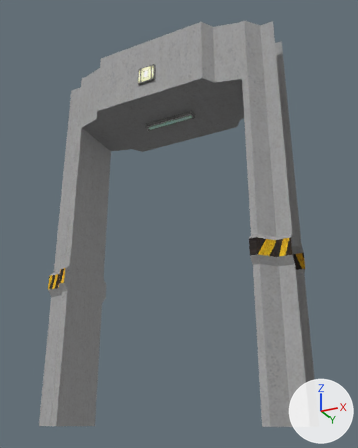
The FBX model LD46/Assets/Models/Modular_Building/Wall_Big_Frame_05m.FBX: old version first, new version second.
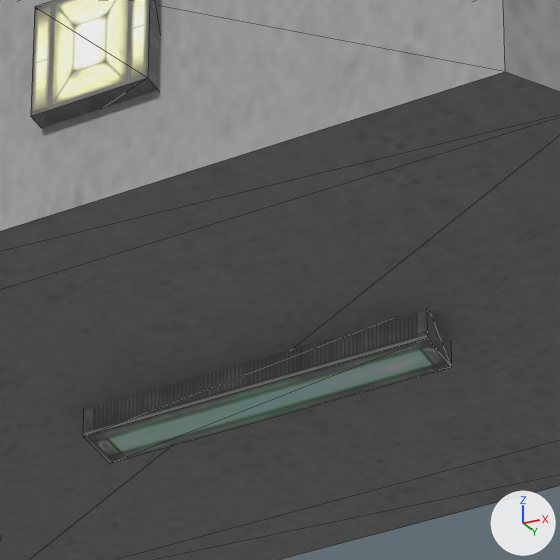
Each version appears first whole from a 50 mm lens placed at (1.41, -6.68, 0.03), pointed at (-1.85, -0.16, 2.96), and next in a close-up on the part from 37% to 59% of the width and 15% to 32% of the height. Every picture has the same lights, and +X, +Y and +Z are marked at lower right. The close-ups show mesh edges as thin lines. Where no turn or scale is listed for an object, it has been applied to the vertices.

The scene before the commit, as lines of its bpy script (objects in view):
```python
me_mesh = bpy.data.meshes.new('Mesh')
me_mesh.from_pydata(...)  # 152 vertices, 240 faces; spans x -4.0..0.0, y -1.05..0.55, z 0.0..6.0
# faces by material slot: [186, 24, 30]
me_mesh.materials.append(mat_concretet)  # picture img_walls_concrete2_jpg
me_mesh.materials.append(mat_material__73)  # picture img_yellow_stripe_jpg
me_mesh.materials.append(mat_material__75)  # picture img_lampsset_png
ob_wall_big_frame_05m_mesh = bpy.data.objects.new('Wall_Big_Frame_05m_mesh', me_mesh)
ob_wall_big_frame_05m_mesh.location = (0.0, 0.0, 0.0)
```
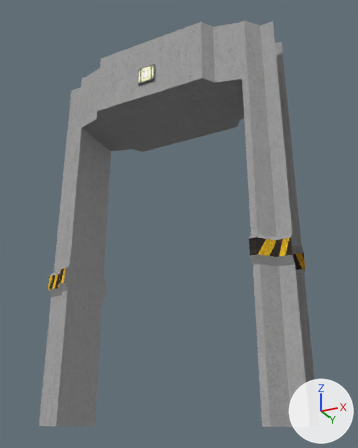
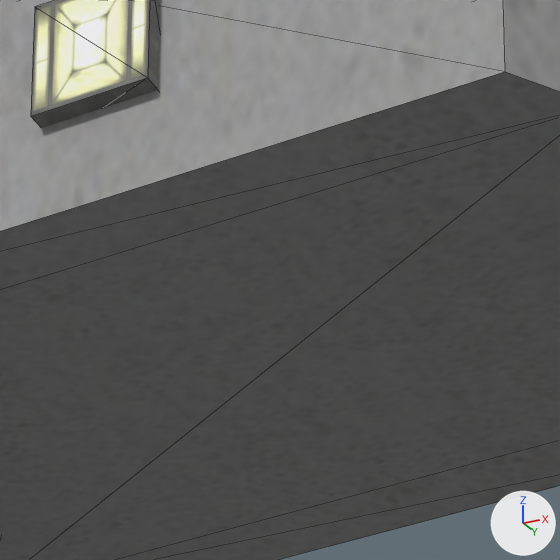
Pixel boxes [x1, y1, x2, y2] of what changed, in the close-ups (560 x 560 px):
part 1 of me_mesh, deleted: before [83, 310, 452, 463]

Patch to the scene script:
```diff
--- a/LD46/Assets/Models/Modular_Building/Wall_Big_Frame_05m.FBX.py
+++ b/LD46/Assets/Models/Modular_Building/Wall_Big_Frame_05m.FBX.py
@@ me_mesh @@
 me_mesh.from_pydata(...)  # 152 vertices, 240 faces; spans x -4.0..0.0, y -1.05..0.55, z 0.0..6.0
 # used by ob_wall_big_frame_05m_mesh; location = (0.0, 0.0, 0.0)
+# me_mesh part 1: the loose piece of 8 vertices spanning x -2.43..-1.53, y -0.31..-0.19, z 4.82..4.91 is deleted
 me_mesh.materials.append(mat_concretet)
```
